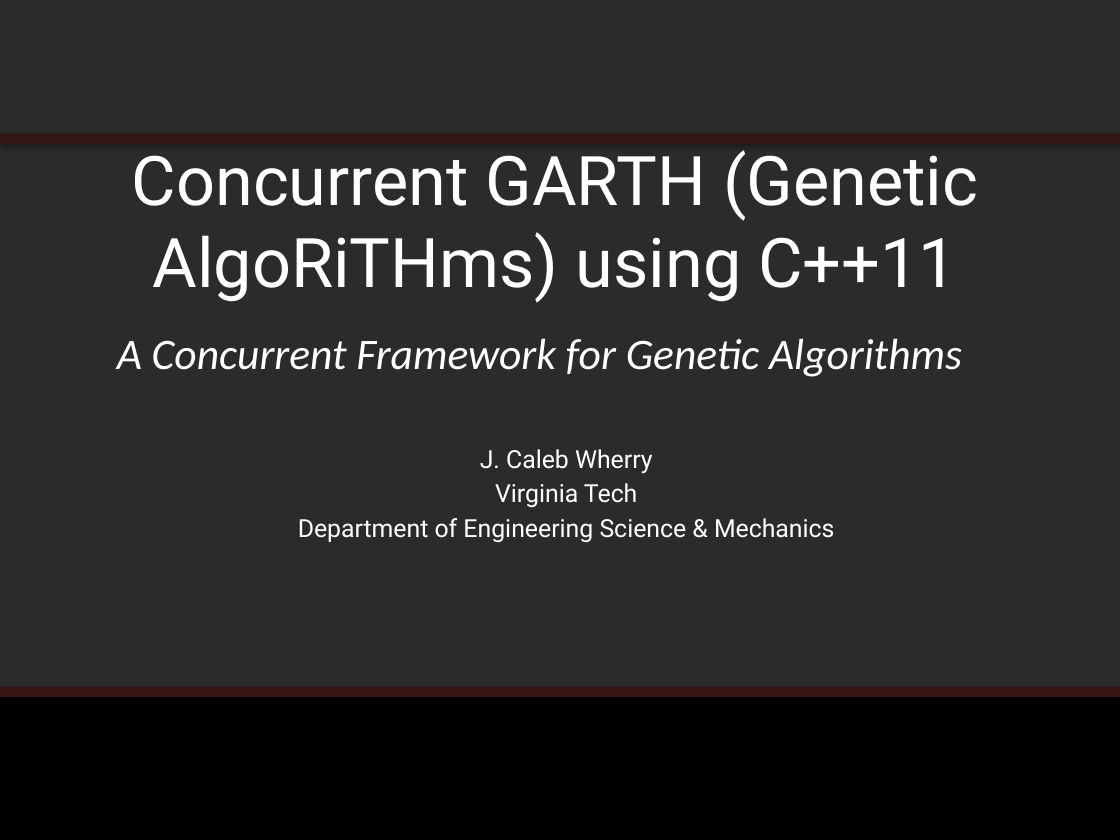
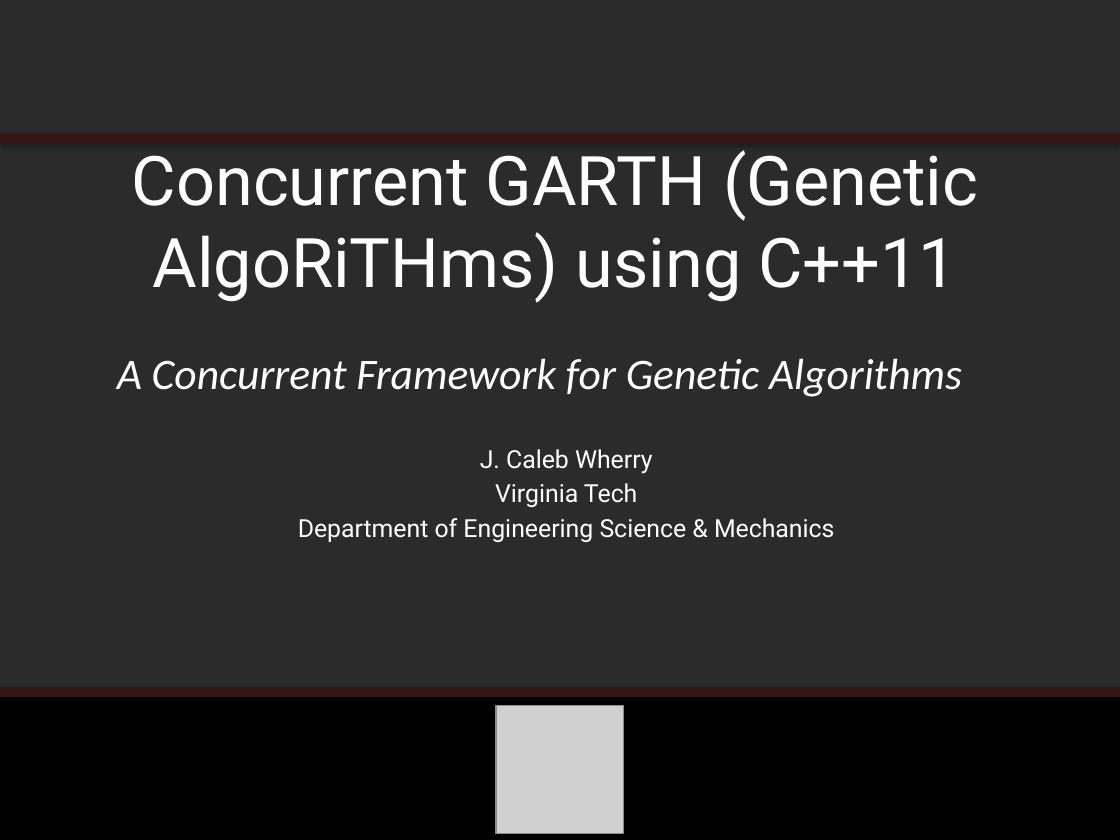
Before and after one commit to calebwherry/Concurrent-GARTH, a slide deck: slide 1 of doc/presentations/VT-CS-5510/Concurrent-GARTH.pptx. Drawn at 1120x840 pixels with LibreOffice and Linux fonts; fonts in the diff are those of the drawing; grey boxes stand for pictures; background and template pictures are left out; a plain dark background stands for a picture behind light text. Boxes give left, top, right and bottom in pixels: in the first picture for what was removed or moved away, otherwise in the second. Text is boxed around its words. In the diff, an @@ line names an element or a change of style, - is before the commit and + after.

```diff
--- a/doc/presentations/VT-CS-5510/Concurrent-GARTH.pptx
+++ b/doc/presentations/VT-CS-5510/Concurrent-GARTH.pptx
@@ text "A Concurrent Framework for Genetic ...": place and size @@
-text "A Concurrent Framework for Genetic ..." at (117,338,962,377)
+text "A Concurrent Framework for Genetic ..." at (117,358,962,397)
@@ picture added at (496,706,624,833) @@
```
Also in this commit, not shown: 2 other slides changed, 5 slides added, 2 slides removed, 2 other files.
